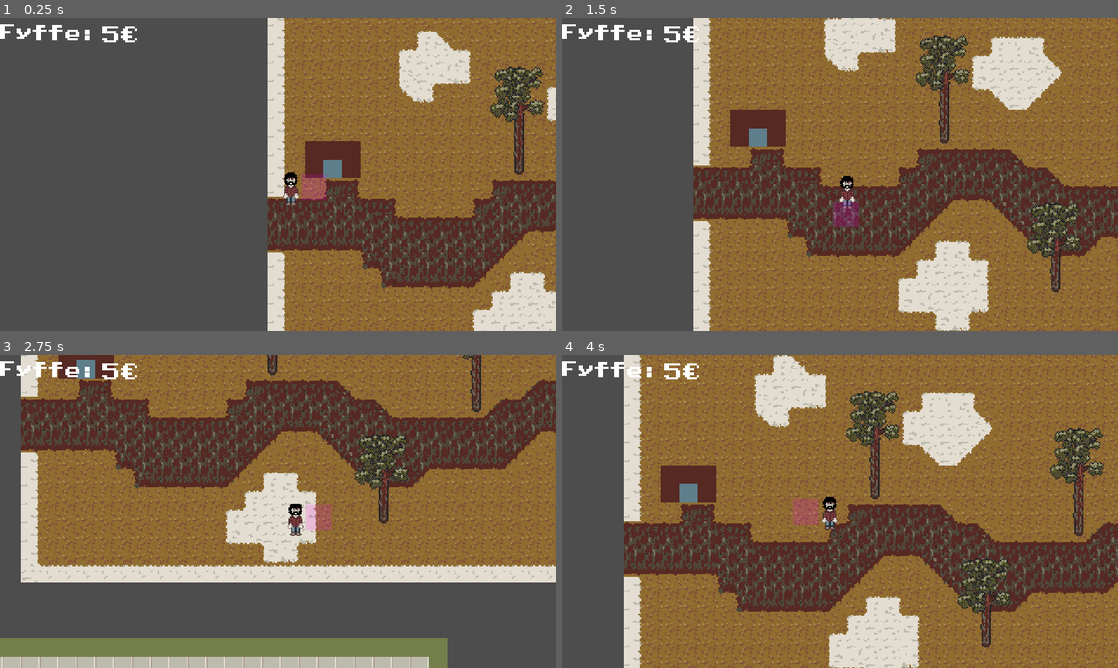
Above: before the commit, frames 1-4 (two rows, left to right).
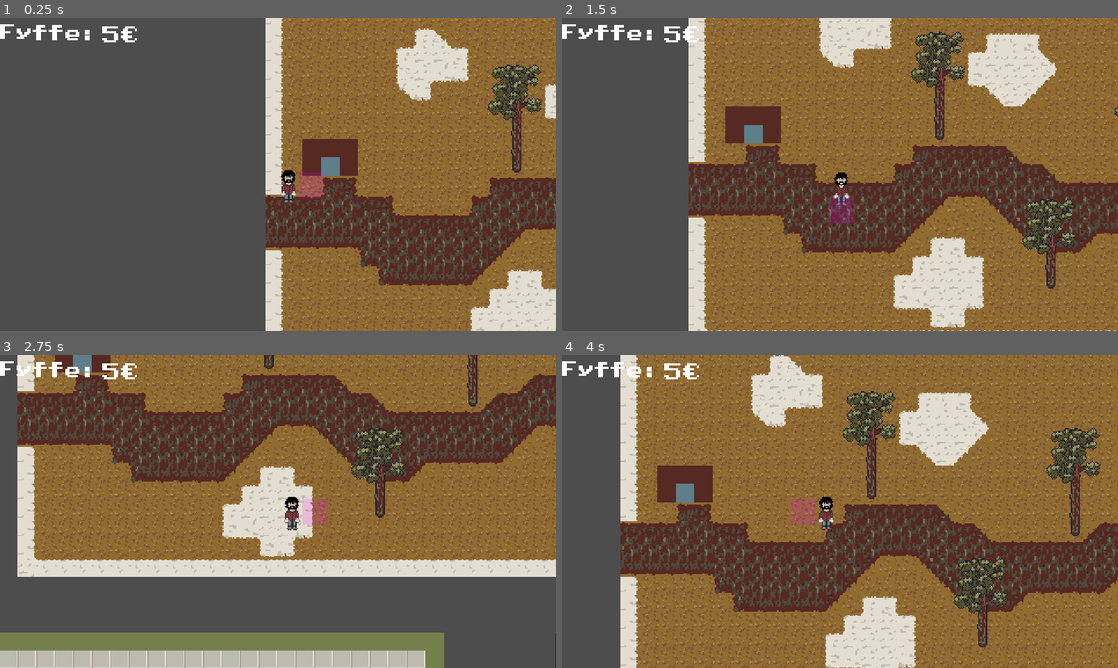
Above: after the commit, the same moments.

Repository: Rotta-Games/moonshine_valley
Game: Godot game, scene res://scenes/game.tscn
Two runs of this game, one before a commit and one after it. Both use one fixed random seed, a clock stepped at 60 frames per second and the inputs below. This scene is started directly instead of the project's main scene.
Inputs:
- Up to frame 1 (0.25 s): no input
- Up to frame 2 (1.5 s): hold D (move_right) 0.53-1.28 s; hold E (player_action) 0.53-1.28 s; hold S (move_down) from 1.28 s (still down); tap E (player_action) at 1.35 s
- Up to frame 3 (2.75 s): release S (move_down) at 2.03 s; hold D (move_right) from 2.03 s (still down); hold E (player_action) from 2.03 s (still down)
- Up to frame 4 (4 s): release D (move_right) at 2.78 s; release E (player_action) at 2.78 s; hold W (move_up) 2.78-3.53 s; tap E (player_action) at 2.85 s; hold A (move_left) from 3.53 s (still down); hold E (player_action) from 3.53 s (still down)

The runs differ from the first frame. In frame 1, 24% of the frame differs, in the area x 47-100%, y 0-100%; in frame 2, 35%; in frame 3, 38%; in frame 4, 38%, in the area x 10-100%, y 0-100%.

Commit message:
fix stuff

Diff:
--- a/scenes/player_camera.gd
+++ b/scenes/player_camera.gd
@@ -17,5 +17,3 @@
 		self.position = target.position
 	else:
 		self.position = lerp(self.position, target.position, delta * 10)
-	self.position.x = floor(self.position.x)
-	self.position.y = floor(self.position.y)
--- a/scripts/player.gd
+++ b/scripts/player.gd
@@ -165,6 +165,7 @@
 				money_amount_cents -= bucket_price_cents
 		Action.ACT_BUCKET:
 			bucket_inspected.emit(_current_action_target as Bucket)
+			_to_be_carrying = false
 
 func _act_hold():
 	match _current_action:
